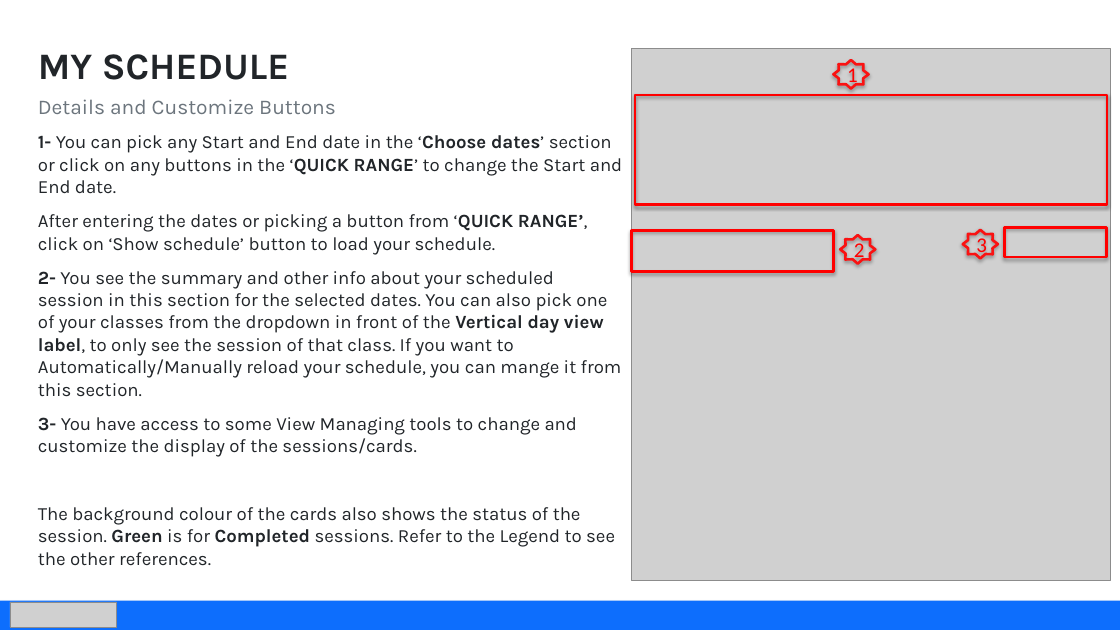
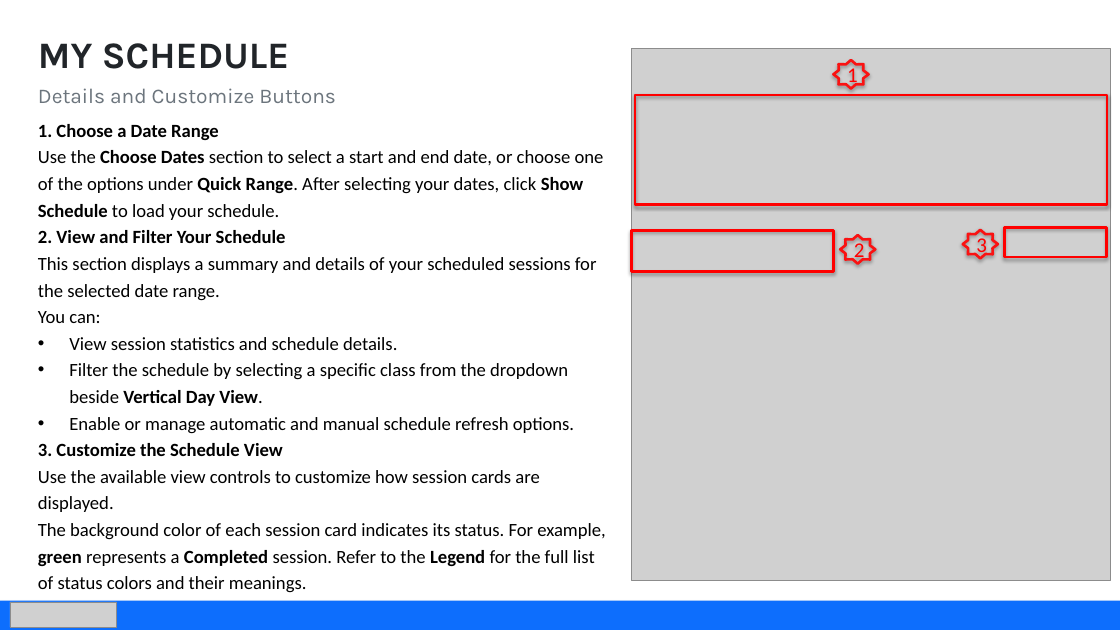
Before and after one commit to amin83p/Website-Core-Package, a slide deck: slide 6 of docs/training/teacher-daily-app/Teacher-Daily-App-Training.pptx. Drawn at 1120x630 pixels with LibreOffice and Linux fonts; fonts in the diff are those of the drawing; grey boxes stand for pictures. Boxes give left, top, right and bottom in pixels: in the first picture for what was removed or moved away, otherwise in the second. Text is boxed around its words. In the diff, an @@ line names an element or a change of style, - is before the commit and + after.

```diff
--- a/docs/training/teacher-daily-app/Teacher-Daily-App-Training.pptx
+++ b/docs/training/teacher-daily-app/Teacher-Daily-App-Training.pptx
@@ text "MY SCHEDULE": place and size @@
-text "MY SCHEDULE" at [38,54,336,114]
+text "MY SCHEDULE" at [38,43,336,103]
@@ text at [38,124,605,592]: text changed; font Karla to Calibri; text colour #212529 to #000000 @@
-1- You can pick any Start and End date in the ‘Choose dates’ section or click on any buttons in the ‘QUICK RANGE’ to change the Start and End date.
-After entering the dates or picking a button from ‘QUICK RANGE’, click on ‘Show schedule’ button to load your schedule.
-2- You see the summary and other info about your scheduled session in this section for the selected dates. You can also pick one of your classes from the dropdown in front of the Vertical day view label, to only see the session of that class. If you want to Automatically/Manually reload your schedule, you can mange it from this section.
-3- You have access to some View Managing tools to change and customize the display of the sessions/cards.
-The background colour of the cards also shows the status of the session. Green is for Completed sessions. Refer to the Legend to see the other references.
+1. Choose a Date Range
+Use the Choose Dates section to select a start and end date, or choose one of the options under Quick Range. After selecting your dates, click Show Schedule to load your schedule.
+2. View and Filter Your Schedule
+This section displays a summary and details of your scheduled sessions for the selected date range.
+You can:
+• View session statistics and schedule details.
+• Filter the schedule by selecting a specific class from the dropdown beside Vertical Day View.
+• Enable or manage automatic and manual schedule refresh options.
+3. Customize the Schedule View
+Use the available view controls to customize how session cards are displayed.
+The background color of each session card indicates its status. For example, green represents a Completed session. Refer to the Legend for the full list of status colors and their meanings.
```
Also in this commit, not shown: 5 other slides changed, 6 slides added.
